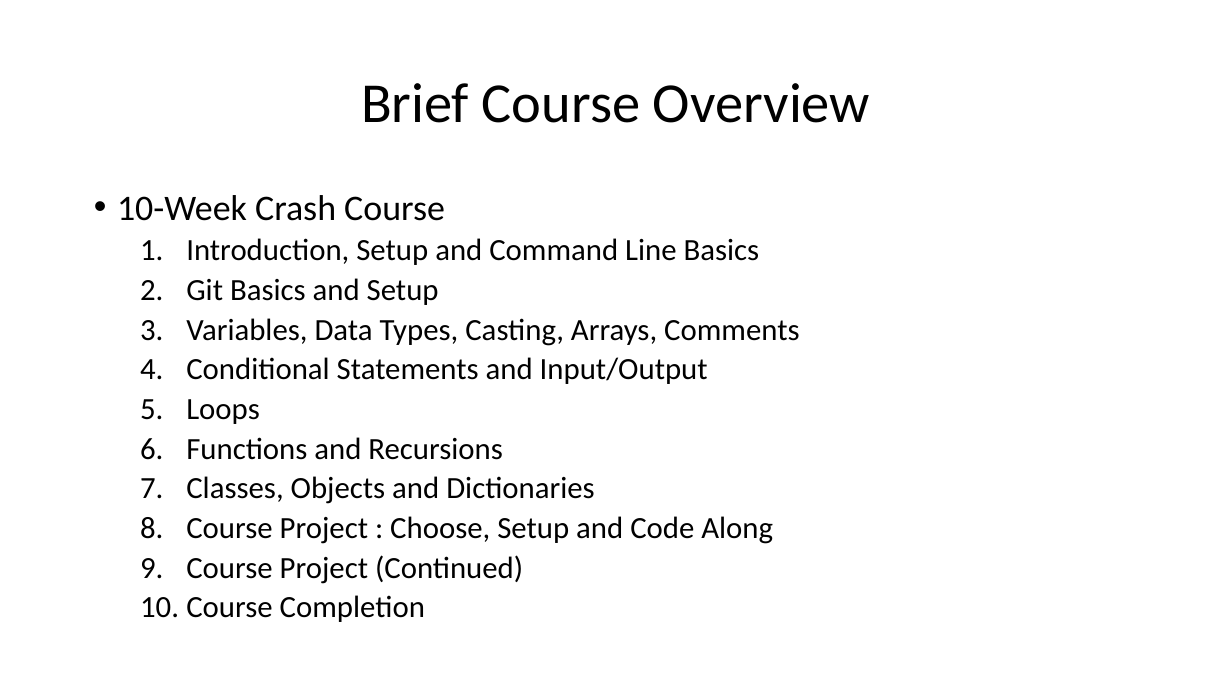
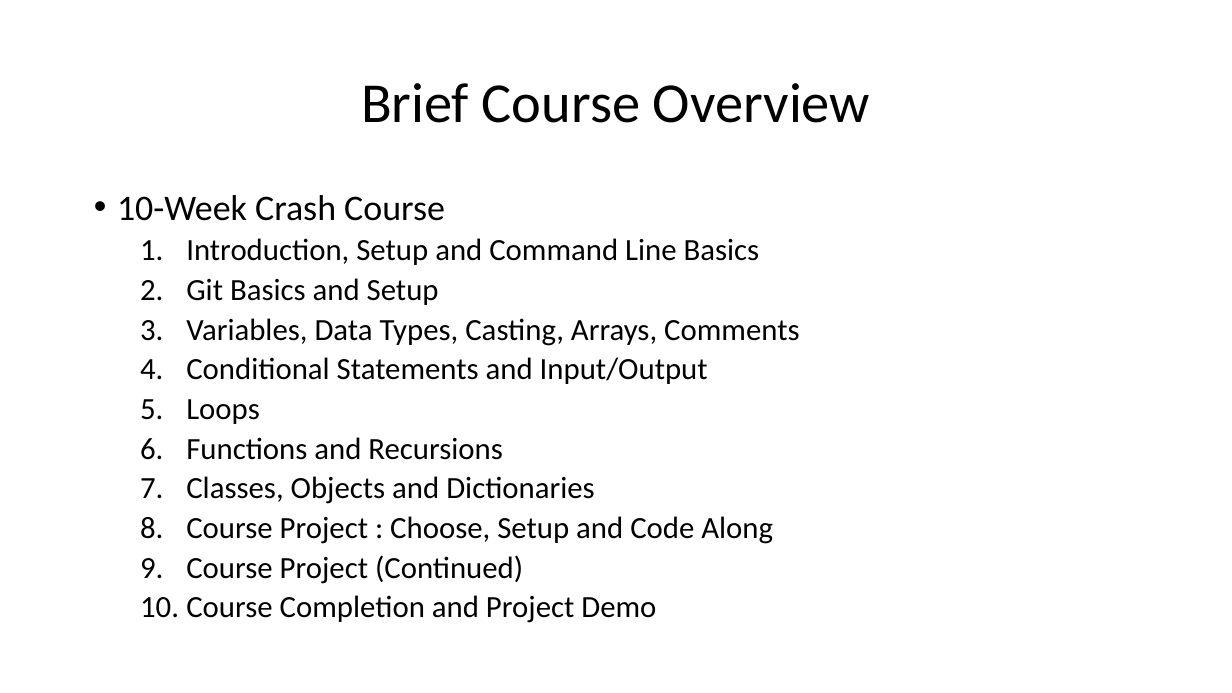
Before and after one commit to asyrul21/recode-beginner-python, a slide deck: slide 2 of lectures/week-1/slides/week1.pptx. Drawn at 1232x693 pixels with LibreOffice and Linux fonts; fonts in the diff are those of the drawing. Boxes give left, top, right and bottom in pixels: in the first picture for what was removed or moved away, otherwise in the second. Text is boxed around its words. In the diff, an @@ line names an element or a change of style, - is before the commit and + after.

```diff
--- a/lectures/week-1/slides/week1.pptx
+++ b/lectures/week-1/slides/week1.pptx
@@ text at (x1=186, y1=595, x2=656, y2=623): text changed @@
-  10. Course Completion
+  10. Course Completion and Project Demo
```
Also in this commit, not shown: 2 slides added, 8 other files.
